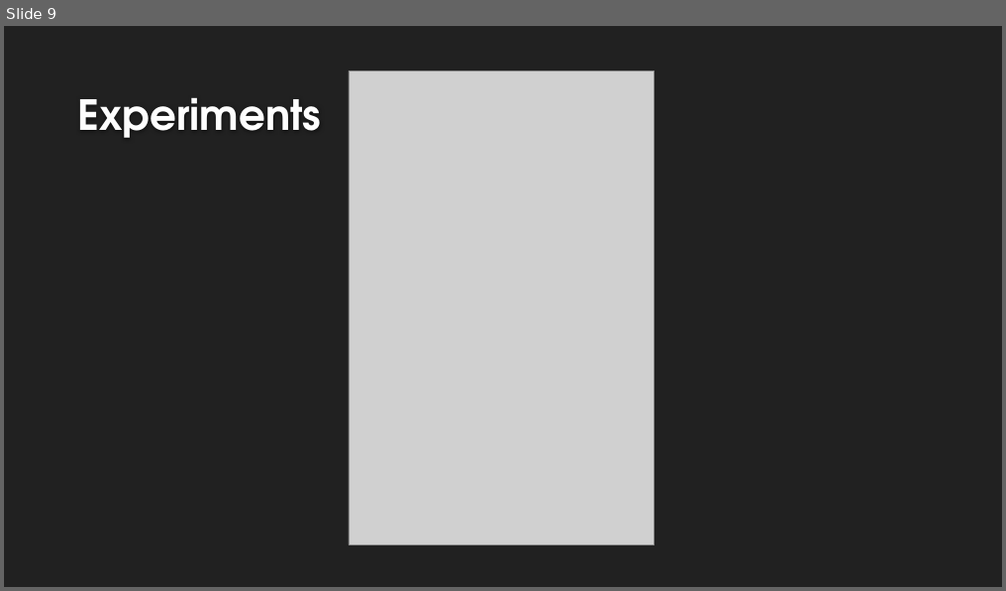
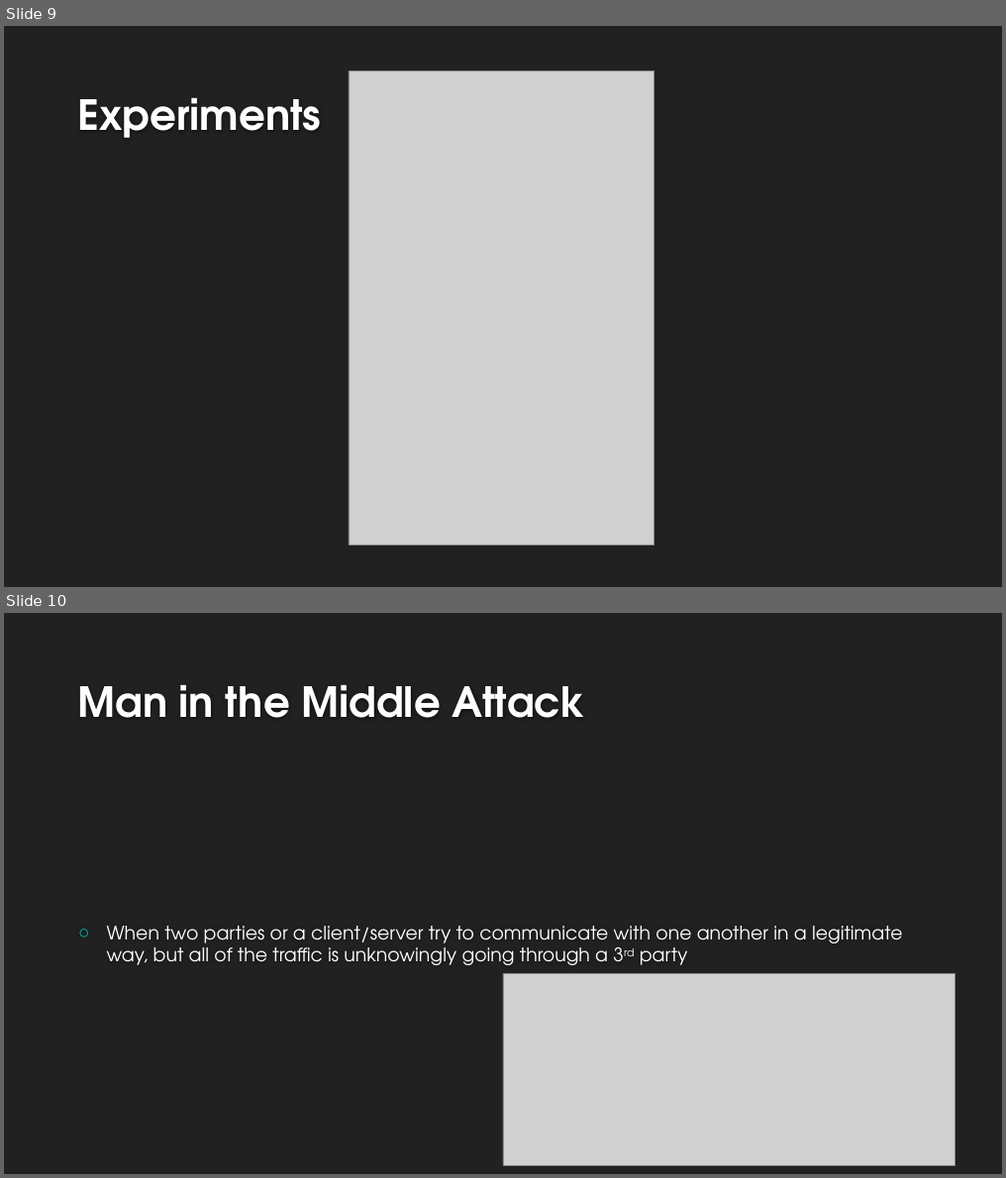
Before and after one commit to gin-nader/mscs630ginader, a slide deck: prj/presentation/IAHMAC.pptx. Shown one above the other, each under a label of ours: slide 9 before the commit, slides 9 and 10 after it. The pictures are 1006x591 and 1006x1178 pixels, drawn with LibreOffice and Linux fonts; fonts in the diff are those of the drawing; grey boxes stand for pictures; background and template pictures are left out. Boxes give left, top, right and bottom in pixels: in the first picture for what was removed or moved away, otherwise in the second. Text is boxed around its words. In the diff, an @@ line names an element or a change of style, - is before the commit and + after.

```diff
--- a/prj/presentation/IAHMAC.pptx
+++ b/prj/presentation/IAHMAC.pptx
@@ slide 10 added at bbox=[4, 613, 1002, 1174], background #212121 @@
@@ title added at bbox=[78, 684, 585, 718], 40 pt, text #FEFEFE, bold @@
+Man in the Middle Attack
@@ text added at bbox=[107, 926, 903, 965], 18 pt, text #FFFFFF @@
+○ When two parties or a client/server try to communicate with one another in a legitimate way, but all of the traffic is unknowingly going through a 3rd party
@@ picture added at bbox=[503, 973, 955, 1165] @@
```
Also in this commit, not shown: 5 slides changed, 4 other slides added, 1 slide removed, 3 other files.
